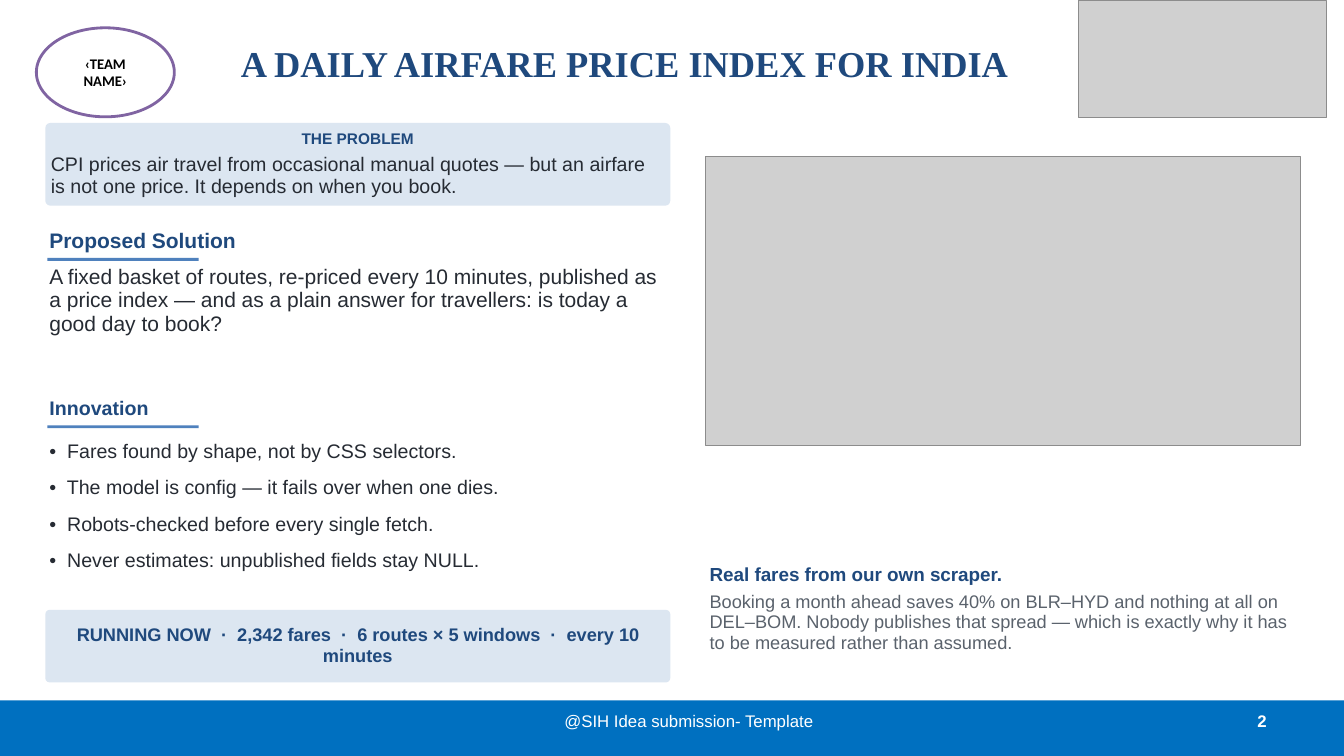
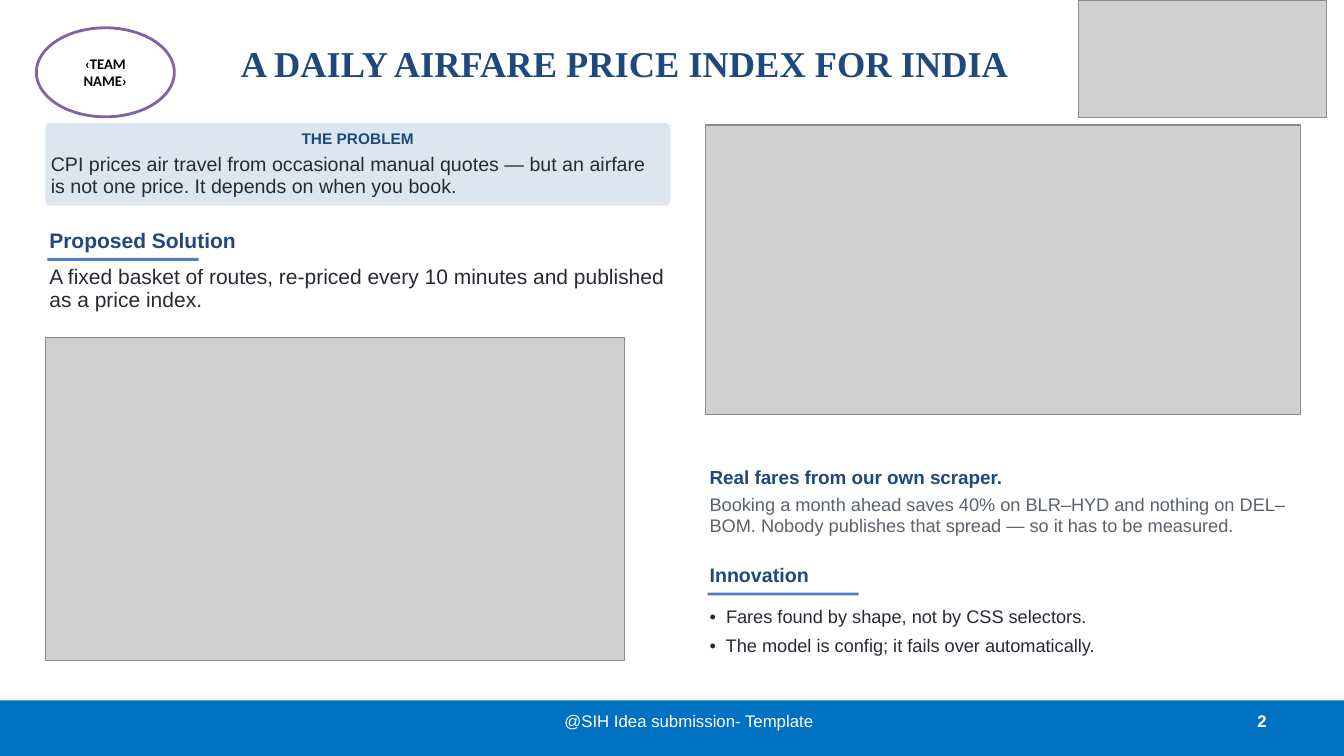
Before and after one commit to BradCage-afk/sih-2026-airfare-index, a slide deck: slide 2 of SIH26056-Idea-Presentation.pptx. Drawn at 1344x756 pixels with LibreOffice and Linux fonts; fonts in the diff are those of the drawing; grey boxes stand for pictures. Boxes give left, top, right and bottom in pixels: in the first picture for what was removed or moved away, otherwise in the second. Text is boxed around its words. In the diff, an @@ line names an element or a change of style, - is before the commit and + after.

```diff
--- a/SIH26056-Idea-Presentation.pptx
+++ b/SIH26056-Idea-Presentation.pptx
@@ picture: place and size @@
-picture at box(706, 156, 1301, 446)
+picture at box(706, 125, 1301, 414)
@@ text at box(49, 268, 664, 312): text changed @@
-A fixed basket of routes, re-priced every 10 minutes, published as a price index — and as a plain answer for travellers: is today a good day to book?
+A fixed basket of routes, re-priced every 10 minutes and published as a price index.
@@ picture added at box(45, 338, 625, 660) @@
@@ text "Real fares from our own ...": place and size @@
-text "Real fares from our own ..." at box(710, 567, 1287, 649)
+text "Real fares from our own ..." at box(710, 470, 1285, 536)
@@ text at box(710, 498, 1285, 536): text changed @@
-Booking a month ahead saves 40% on BLR–HYD and nothing at all on DEL–BOM. Nobody publishes that spread — which is exactly why it has to be measured rather than assumed.
+Booking a month ahead saves 40% on BLR–HYD and nothing on DEL–BOM. Nobody publishes that spread — so it has to be measured.
@@ text "Innovation": place and size @@
-text "Innovation" at box(49, 400, 148, 416)
+text "Innovation" at box(710, 567, 809, 583)
@@ rectangle: place and size @@
-rectangle at box(47, 425, 199, 429)
+rectangle at box(708, 593, 859, 596)
@@ rounded rectangle removed at box(45, 610, 670, 683) @@
-RUNNING NOW · 2,342 fares · 6 routes × 5 windows · every 10 minutes
@@ text "• Fares found by shape, ...": place and size @@
-text "• Fares found by shape, ..." at box(67, 443, 498, 571)
+text "• Fares found by shape, ..." at box(726, 609, 1095, 656)
@@ text at box(726, 609, 1087, 627): size 14 to 13 pt in "• Fares found by shape, not by ..." @@
@@ text at box(726, 638, 1095, 656): text changed; size 14 to 13 pt @@
-• The model is config — it fails over when one dies.
-• Robots-checked before every single fetch.
-• Never estimates: unpublished fields stay NULL.
+• The model is config; it fails over automatically.
```
Also in this commit, not shown: 1 other slide changed, 7 other files.
